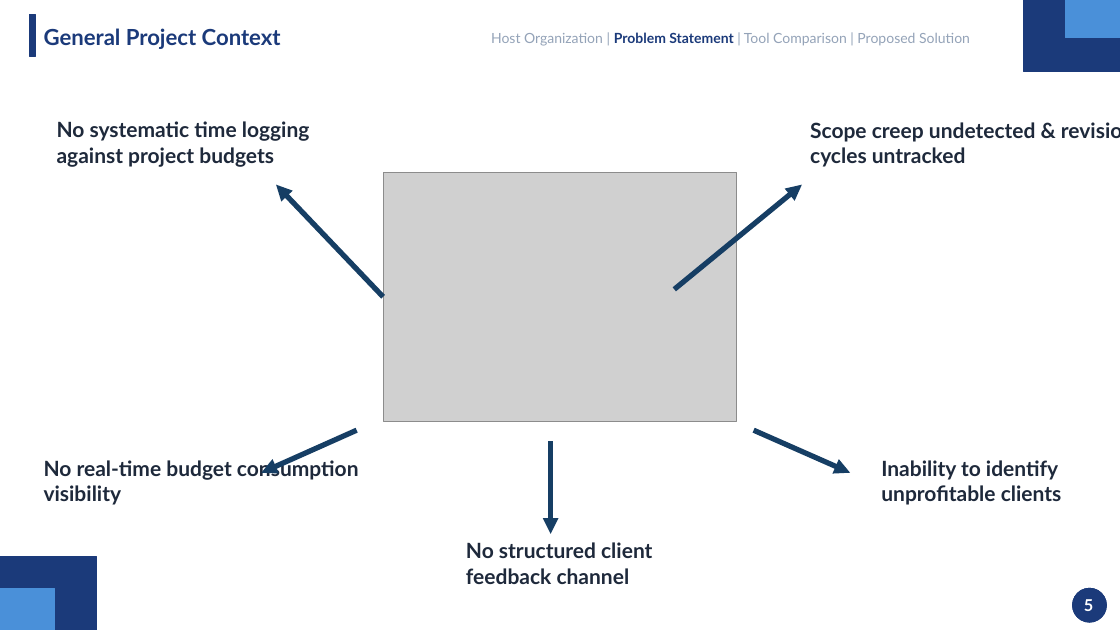
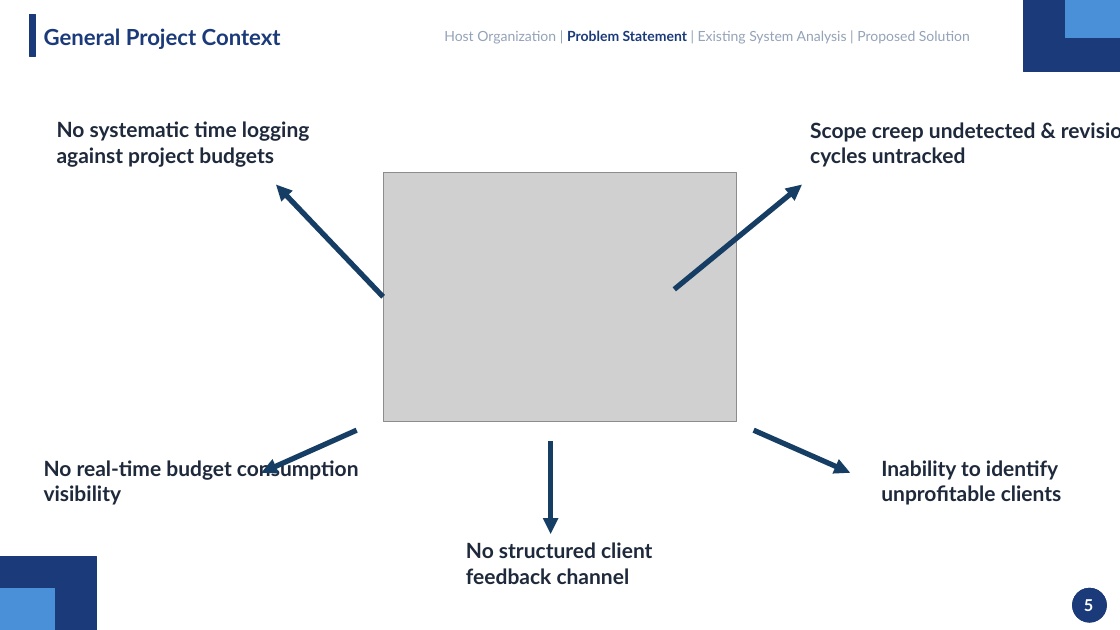
Before and after one commit to mahdi000666/DesignFlow, a slide deck: slide 5 of docs/Presentation.pptx. Drawn at 1120x630 pixels with LibreOffice and Linux fonts; fonts in the diff are those of the drawing; grey boxes stand for pictures. Boxes give left, top, right and bottom in pixels: in the first picture for what was removed or moved away, otherwise in the second. Text is boxed around its words. In the diff, an @@ line names an element or a change of style, - is before the commit and + after.

```diff
--- a/docs/Presentation.pptx
+++ b/docs/Presentation.pptx
@@ text at [444, 30, 970, 44]: text changed @@
-Host Organization | Problem Statement | Tool Comparison | Proposed Solution
+Host Organization | Problem Statement | Existing System Analysis | Proposed Solution
```
Also in this commit, not shown: 25 other slides changed, 1 slide added, 1 other file.
